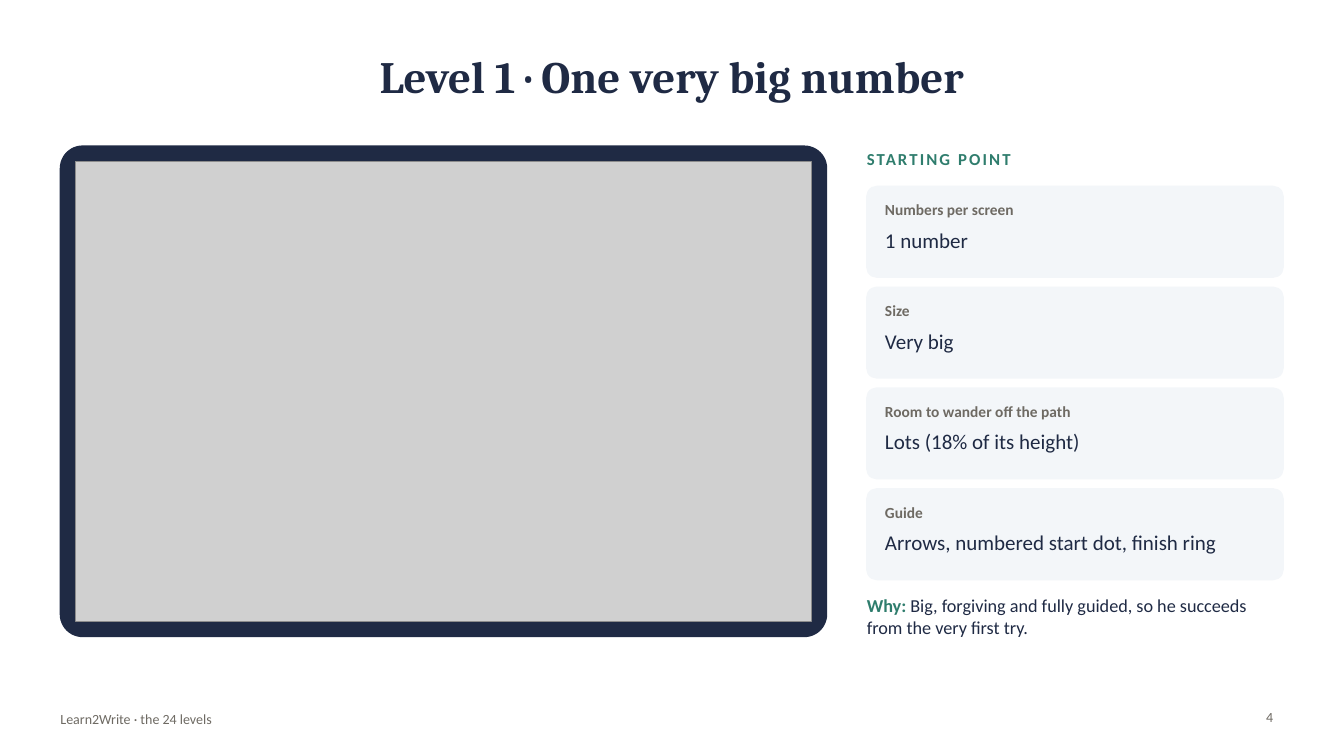
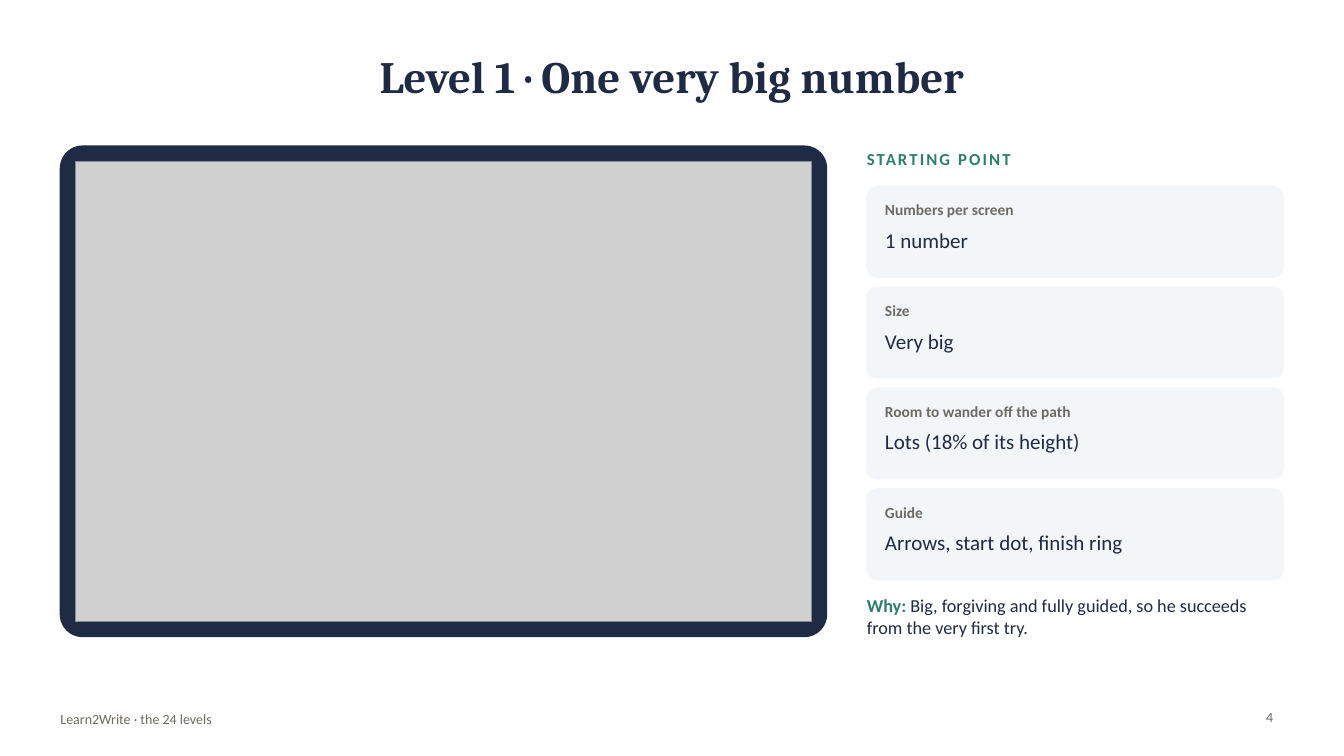
Before and after one commit to kiaanwankhede/Kiaan_Writing, a slide deck: slide 4 of docs/download/Learn2Write-levels.pptx. Drawn at 1344x756 pixels with LibreOffice and Linux fonts; fonts in the diff are those of the drawing; grey boxes stand for pictures. Boxes give left, top, right and bottom in pixels: in the first picture for what was removed or moved away, otherwise in the second. Text is boxed around its words. In the diff, an @@ line names an element or a change of style, - is before the commit and + after.

```diff
--- a/docs/download/Learn2Write-levels.pptx
+++ b/docs/download/Learn2Write-levels.pptx
@@ text at [885, 535, 1122, 554]: text changed @@
-Arrows, numbered start dot, finish ring
+Arrows, start dot, finish ring
```
Also in this commit, not shown: 6 other slides changed, 13 other files.
